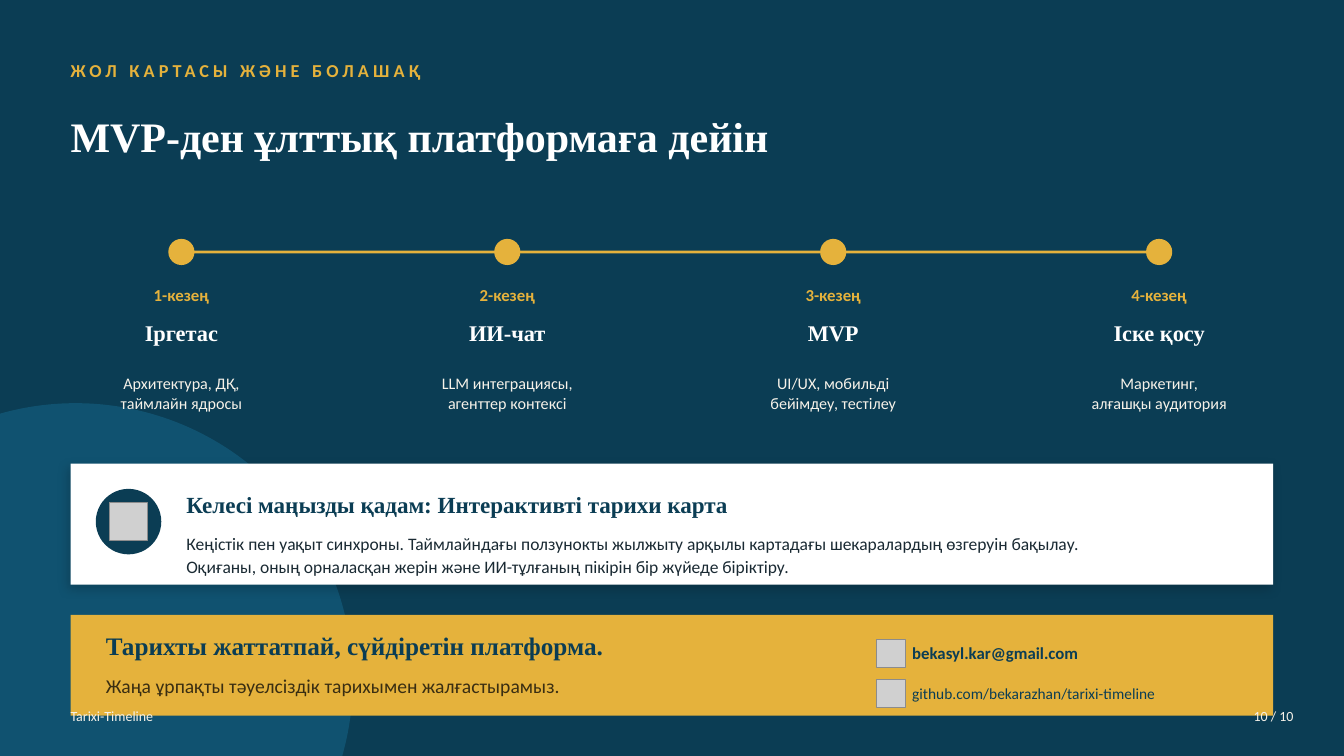
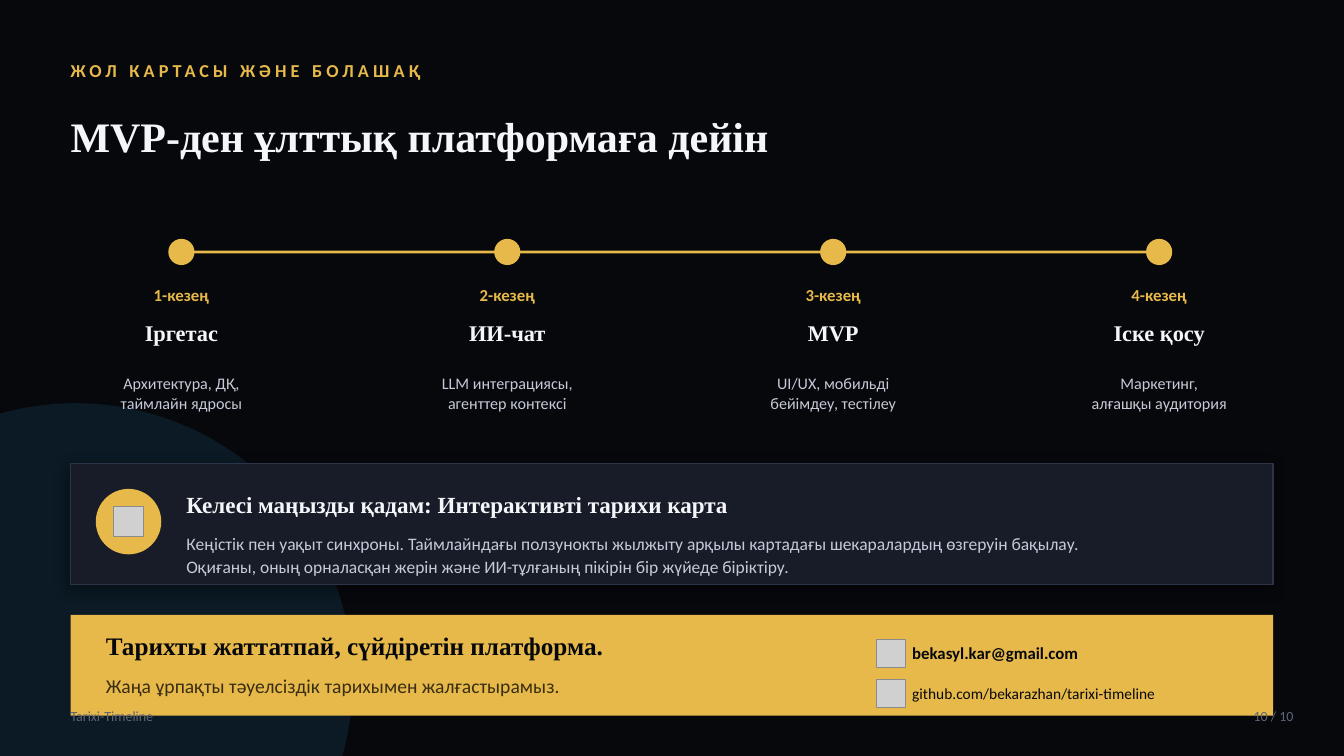
Before and after one commit to bekarazhan/tarixi-timeline, a slide deck: slide 10 of grant-presentation/Tarixi-Timeline_Tauelsizdik_urpaqtary.pptx. Drawn at 1344x756 pixels with LibreOffice and Linux fonts; fonts in the diff are those of the drawing; grey boxes stand for pictures. Boxes give left, top, right and bottom in pixels: in the first picture for what was removed or moved away, otherwise in the second. Text is boxed around its words. In the diff, an @@ line names an element or a change of style, - is before the commit and + after.

```diff
--- a/grant-presentation/Tarixi-Timeline_Tauelsizdik_urpaqtary.pptx
+++ b/grant-presentation/Tarixi-Timeline_Tauelsizdik_urpaqtary.pptx
@@ background #0B3D54 to #07080C @@
@@ line (181, 252) - (1159, 252): stroke #E5B23C 2 pt to #E6B94A 2 pt @@
@@ text colour #E5B23C to #E6B94A in 5 elements at (x1=71, y1=65, x2=117, y2=77), (x1=154, y1=290, x2=209, y2=304), (x1=480, y1=290, x2=535, y2=304), (x1=806, y1=290, x2=861, y2=304), (x1=1131, y1=290, x2=1186, y2=304) @@
@@ text colour #FFFFFF to #F5F6FA in 5 elements at (x1=71, y1=123, x2=768, y2=160), (x1=145, y1=326, x2=218, y2=346), (x1=469, y1=326, x2=545, y2=342), (x1=808, y1=326, x2=859, y2=342), (x1=1114, y1=326, x2=1205, y2=346) @@
@@ text colour #F6F2E9 to #C6CAD8 in 4 elements at (x1=121, y1=378, x2=242, y2=412), (x1=442, y1=378, x2=573, y2=412), (x1=770, y1=378, x2=896, y2=412), (x1=1092, y1=378, x2=1226, y2=412) @@
@@ ellipse at (x1=0, y1=403, x2=353, y2=756): fill #1C7CA5 at 35% opacity to #38BDF8 at 10% opacity @@
@@ rectangle at (x1=71, y1=464, x2=1273, y2=585): fill #FFFFFF to #181C28; outline none to #2E3447 1 pt; shadow changed @@
@@ text "Келесі маңызды қадам: Интерактивті тарихи ..." at (x1=186, y1=497, x2=727, y2=518): text colour #0B3D54 to #F5F6FA @@
@@ ellipse at (x1=96, y1=489, x2=161, y2=555): fill #0B3D54 to #E6B94A @@
@@ picture resized from (x1=110, y1=503, x2=147, y2=540) to (x1=114, y1=507, x2=144, y2=537) @@
@@ text "Кеңістік пен уақыт синхроны. Таймлайндағы ..." at (x1=186, y1=538, x2=1079, y2=576): text colour #1A2A33 to #C6CAD8 @@
@@ fill #E5B23C to #E6B94A in 5 elements at (x1=168, y1=239, x2=195, y2=265), (x1=494, y1=239, x2=520, y2=265), (x1=821, y1=239, x2=847, y2=265), (x1=1146, y1=239, x2=1173, y2=265), (x1=71, y1=615, x2=1273, y2=716) @@
@@ text colour #0B3D54 to #07080C in 3 elements at (x1=106, y1=637, x2=602, y2=661), (x1=912, y1=647, x2=1078, y2=662), (x1=912, y1=688, x2=1155, y2=702) @@
@@ text "Tarixi-Timeline" at (x1=71, y1=709, x2=154, y2=725): text colour #F6F2E9 to #5E6478 @@
@@ text "10 / 10" at (x1=1254, y1=709, x2=1293, y2=725): text colour #F6F2E9 to #5E6478 @@
```
Also in this commit, not shown: 9 other slides changed, 1 other file.
